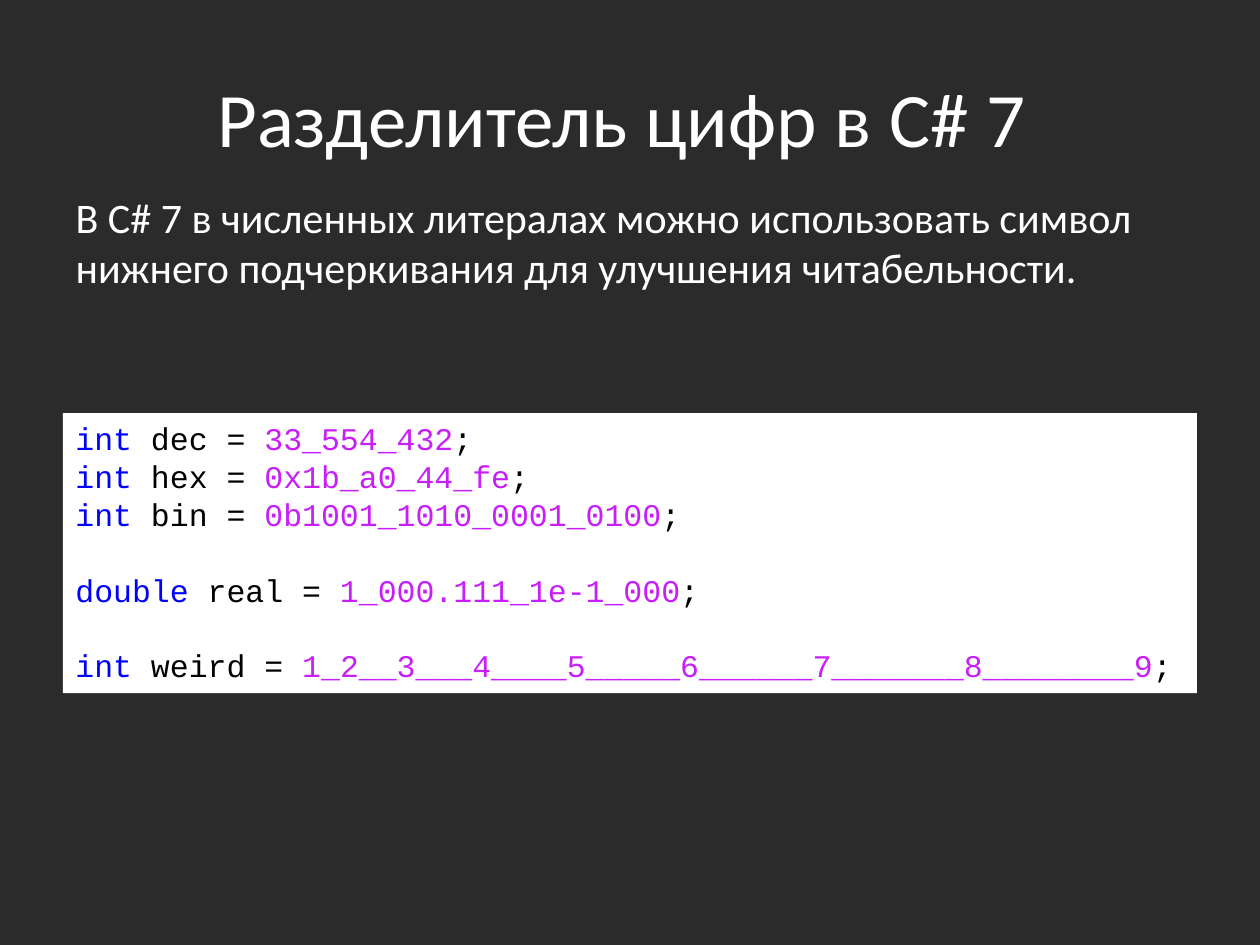
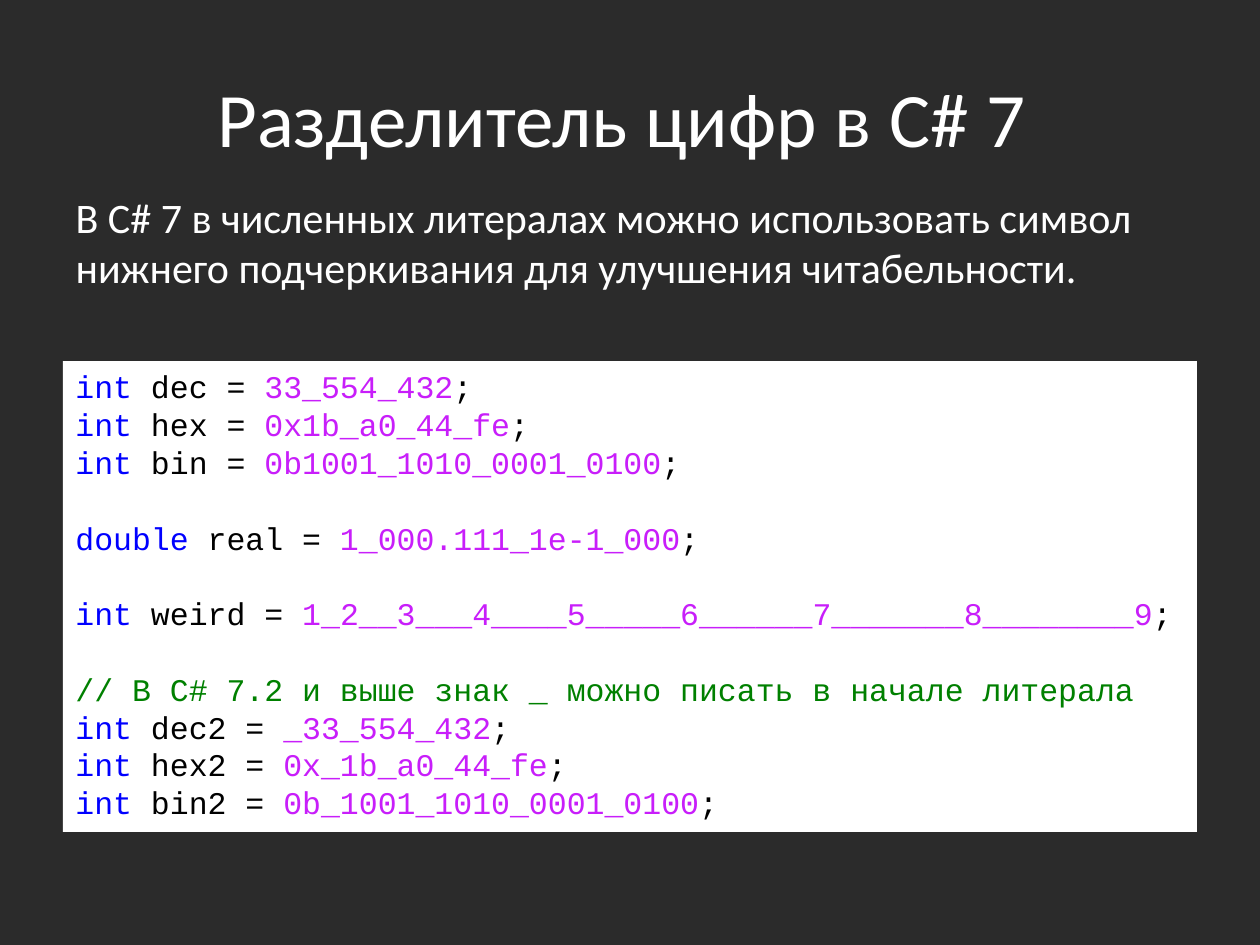
Before and after one commit to bazile/Training, a slide deck: slide 24 of Presentation/lesson-01.pptx (slide 23 before the commit). Drawn at 1260x945 pixels with LibreOffice and Linux fonts; fonts in the diff are those of the drawing; background and template pictures are left out; a plain dark background stands for a picture behind light text. Boxes give left, top, right and bottom in pixels: in the first picture for what was removed or moved away, otherwise in the second. Text is boxed around its words. In the diff, an @@ line names an element or a change of style, - is before the commit and + after.

```diff
--- a/Presentation/lesson-01.pptx
+++ b/Presentation/lesson-01.pptx
@@ rectangle "int dec = 33_554_432;" resized from (x1=63, y1=413, x2=1197, y2=693) to (x1=63, y1=362, x2=1197, y2=833) @@
@@ text in rectangle at (x1=75, y1=680, x2=1134, y2=820): paragraphs added @@
+// В C# 7.2 и выше знак _ можно писать в начале литерала
+int dec2 = _33_554_432;
+int hex2 = 0x_1b_a0_44_fe;
+int bin2 = 0b_1001_1010_0001_0100;
```
Also in this commit, not shown: 3 other slides changed, 17 slides added, 6 other files.
